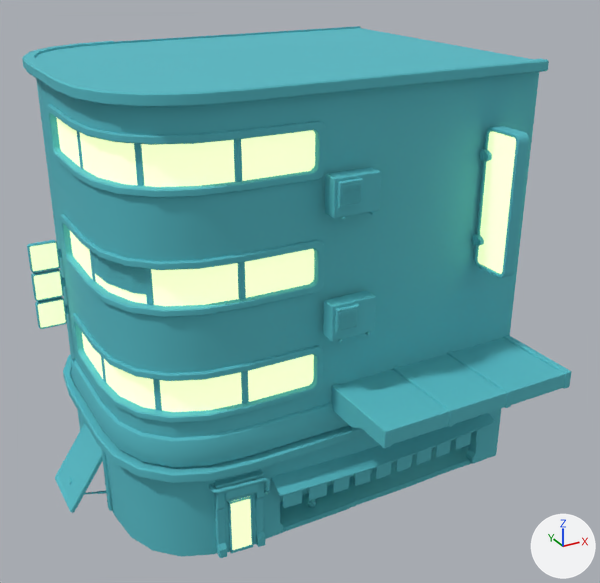
What one commit did to the FBX model Ultra/Assets/Art/Environment/Mesh/Gate02/Mesh_ArenaWall_Right.FBX.
Rendered twice from a 50 mm camera at (-33.1, -91.5, 67.9) aimed at (13.2, -7.3, 25.8). Lighting does not change. The marker at lower right points along +X, +Y and +Z. Where no turn or scale is listed for an object, it has been applied to the vertices. Vertices at the same position are counted once.
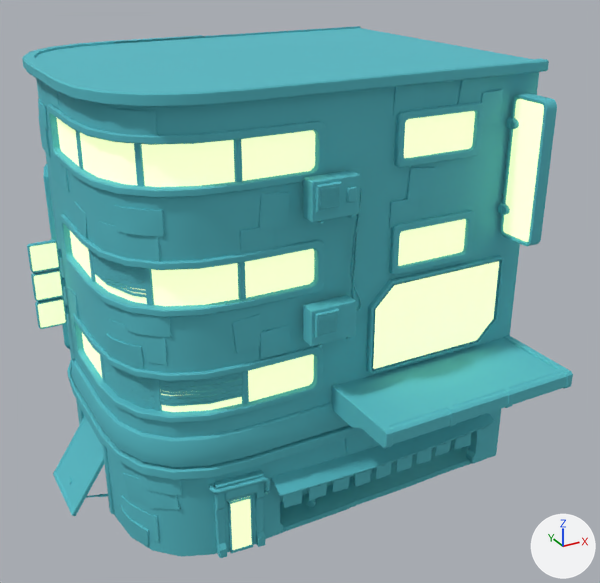
The newer file is also turned or shifted as a whole; pictures and numbers use the older file's frame.

The change, as a list of edits to the scene's bpy script:
```text
Change me_mesh:
    used by ob_box001; location = (0.0, 0.0, 0.0)
    remove me_mesh.from_pydata(...)  # 5915 vertices, 9831 faces; spans x -17.7..38.1, y -30.2..20.3, z -0.1..54.1
    add me_mesh.from_pydata(...)  # 7899 vertices, 12876 faces; spans x -17.7..38.1, y -30.4..20.3, z -0.1..54.1
    me_mesh part 1: the loose piece of 40 vertices spanning x -17.7..-11.7, y -4.1..4.1, z 0.8..9.4 is scaled about its middle by (1, 1.22, 1), then moved by (0.0, 0.1, 0.0)
    me_mesh part 2: the loose piece of 48 vertices spanning x 9.3..15.0, y -22.0..-19.7, z 26.1..30.4 is moved by (-2.6, 0.0, 0.0)
    me_mesh part 3: the loose piece of 8 vertices spanning x 10.0..12.3, y -22.0..-21.9, z 29.5..29.7 is moved by (-2.6, 0.0, 0.0)
    me_mesh part 4: the loose piece of 16 vertices spanning x -12.2..-8.9, y -15.2..-6.6, z 33.5..33.8 is moved by (-0.1, 0.0, -0.1)
    me_mesh part 5: the loose piece of 48 vertices spanning x 9.3..15.0, y -22.0..-19.7, z 40.3..44.6 is moved by (-2.6, 0.0, 0.0)
    me_mesh part 6: 16 loose pieces with 574 vertices, spanning x -16.0..32.6, y -24.8..4.1, z 1.9..47.3, are deleted
    me_mesh part 7: 266 vertices moved from x -13.8..38.0, y -30.2..19.8, z 0.0..49.3 to x -13.2..38.0, y -30.4..19.2, z 0.0..49.3; 134 vertices removed from x -14.0..38.1, y -25.5..20.3, z 0.0..43.5; 2681 vertices added at x -16.0..38.1, y -29.6..19.8, z 0.0..54.0
    me_mesh part 8: 11 vertices added at x 12.7, y 19.0..20.3, z 27.9..54.1
```

Pixel boxes [x1, y1, x2, y2] of what changed, in the pictures (600 x 583 px; the box of a moved part takes in the faces that stretch with it):
'Box001', reshaped
    before: [22, 26, 571, 558]
    after: [22, 26, 573, 558]
part 1 of me_mesh, moved or reshaped
    before: [55, 423, 103, 513]
    after: [53, 416, 104, 516]
part 2 of me_mesh, moved or reshaped
    before: [323, 291, 376, 341]
    after: [303, 295, 356, 347]
part 3 of me_mesh, moved or reshaped
    before: [339, 308, 357, 314]
    after: [319, 313, 337, 318]
part 4 of me_mesh, moved or reshaped
    before: [93, 268, 146, 292]
    after: [93, 268, 146, 293]
part 5 of me_mesh, moved or reshaped
    before: [325, 167, 381, 219]
    after: [303, 170, 360, 222]
part 6 of me_mesh, deleted
    before: [85, 126, 529, 494]
part 7 of me_mesh, built on
    before: [63, 131, 571, 517]
    after: [38, 77, 573, 548]
part 8 of me_mesh, added
    after: [114, 35, 204, 44]
